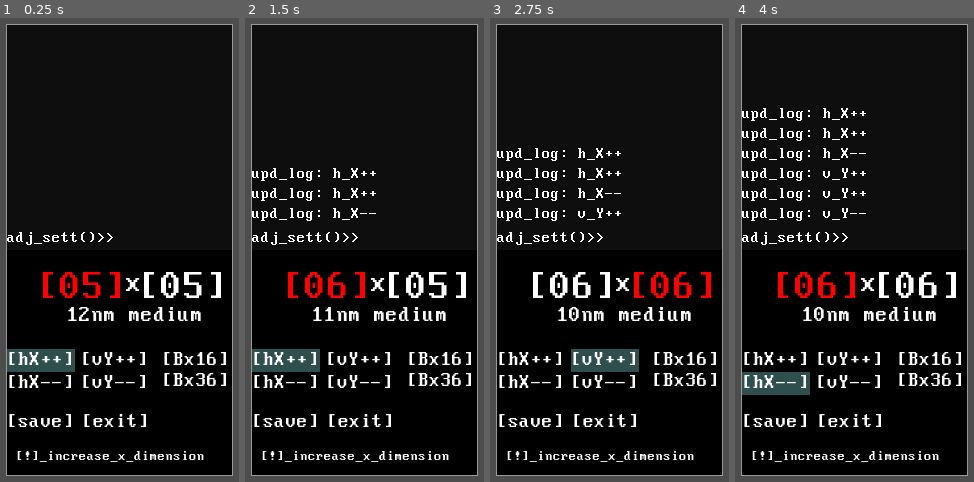
Above: before the commit, frames 1-4 (left to right).
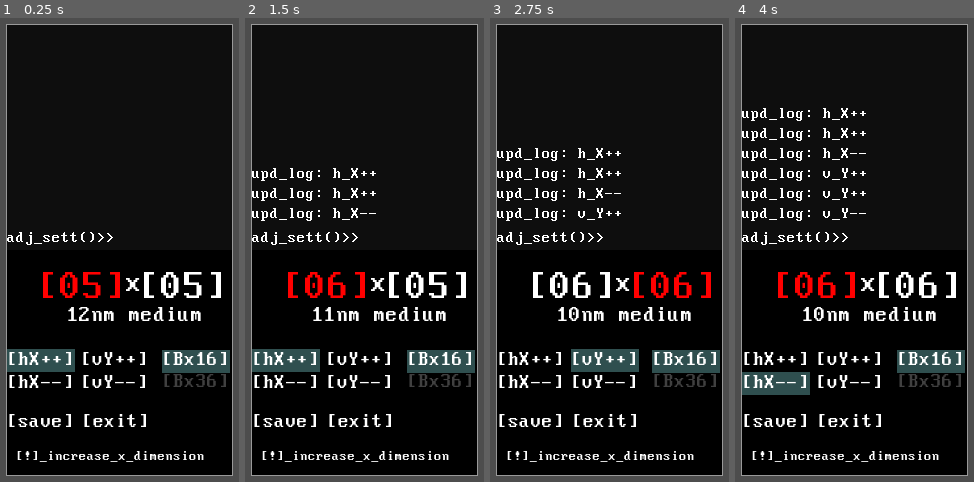
Above: after the commit, the same moments.

Repository: RusanJoshi/MAT_H.dx
Game: Godot game, scene res://ui/difficulty_window.tscn
Two runs of this game, one before a commit and one after it. Both use one fixed random seed, a clock stepped at 60 frames per second and the inputs below. This scene is started directly instead of the project's main scene.
Inputs (mouse positions are in pixels of both pictures, inside the frame that each line leads up to):
- Up to frame 1 (0.25 s): no input
- Up to frame 2 (1.5 s): tap Enter at 0.5 s; drag from (285, 356) to (414, 41) at 0.52 s; tap Space (spacebar_key) at 1.25 s; drag from (285, 379) to (338, 338) at 1.27 s
- Up to frame 3 (2.75 s): tap Enter at 2 s; move the mouse to (604, 356) at 2.02 s; hold Right (mini_menu_forward) from 2.03 s (still down); tap Tab (tab_key) at 2.1 s; click (604, 356) at 2.17 s
- Up to frame 4 (4 s): release Right (mini_menu_forward) at 2.75 s; tap Space (spacebar_key) at 2.75 s; drag from (849, 379) to (outside the picture) at 2.77 s; tap Enter at 3.5 s; drag from (775, 421) to (878, 198) at 3.52 s

The runs differ from the first frame. In frame 1, 1.6% of the frame differs, in the area x 67-97%, y 71-80%; in frame 2, 1.6%; in frame 3, 1.6%; in frame 4, 1.6%.

Commit message:
hemlock port commit 09/09

Diff:
--- a/scripts/config_game.gd
+++ b/scripts/config_game.gd
@@ -11,6 +11,7 @@
 var horizontal_dimension = 5
 var vertical_dimension = 5
 var password_length = 5 # I don't think this is used anywhere meaningfully.
+var base_configure: int = 0
 
 var crt_shader_bool: bool = true
 var cell_highlight_color: Color = Color.DARK_SLATE_GRAY
--- a/scripts/difficulty_window.gd
+++ b/scripts/difficulty_window.gd
@@ -1,4 +1,5 @@
 extends Node2D
+@export var has_focus: bool
 @onready var shin_background: Panel = $ShinBackground
 @onready var console_panel: Panel = %ConsolePanel
 @onready var console_label: Label = %ConsoleLabel
@@ -12,8 +13,10 @@
 @onready var min_y_panel: Panel = %MinYPanel
 @onready var save_panel: Panel = %SavePanel
 @onready var exit_panel: Panel = %ExitPanel
-
-@export var has_focus: bool
+@onready var b_16_panel: Panel = %B16Panel
+@onready var b_36_panel: Panel = %B36Panel
+@onready var base_36_dif: Label = %Base36Dif
+@onready var tool_tip_panel: Panel = %ToolTipPanel
 
 var current_horizontal_dimension: int
 var current_vertical_dimension: int
@@ -38,6 +41,12 @@
 var y_min_chain: int = 3
 var y_max_chain: int = 9
 
+#BASE SWITCHING
+var current_base: int = ConfigGame.base_configure
+var base_unlocked: bool = false
+#var base_unlocked: bool = true
+var base_highlight_array: Array[Panel]
+
 #MISC
 var nanometer_difficulty_reverse_array: Array[int] = [16, 15, 14, 13, 12, 11, 10, 9, 8, 7, 6]
 
@@ -57,9 +66,14 @@
 	left_moptions = [add_x_panel, min_x_panel, save_panel]
 	right_moptions = [add_y_panel, min_y_panel, exit_panel]
 	moptions_array = [left_moptions, right_moptions]
-
+	base_highlight_array = [b_16_panel, b_36_panel]
+
+	#highlights
+	highlight_dimension_label(1)
 	moptions_array[0][0].visible = true
-	highlight_dimension_label(1)
+	base_highlight_array[current_base].visible = true
+	if(!base_unlocked):
+		base_36_dif.modulate = Color(1,1,1,0.25)
 	has_focus = true
 
 func _process(delta):
@@ -78,6 +92,11 @@
 				menu_traversal(1,0)
 		if(Input.is_action_just_pressed("spacebar_key")):
 			confirmation()
+		if(base_unlocked):
+			if(Input.is_action_just_pressed("tab_key")):
+				if(current_base == 0):
+					update_base(1)
+				else: update_base(0)
 
 	if(Input.is_action_just_pressed("escape_key")):
 		kill_window()
@@ -150,6 +169,16 @@
 			moptions_array[x_index][y_index].visible = false
 
 	moptions_array[pX][pY].visible = true
+
+func update_base(pConfigure: int):
+	current_base = pConfigure
+
+	if(current_base == 0):
+		b_16_panel.visible = true
+		b_36_panel.visible = false
+	else:
+		b_16_panel.visible = false
+		b_36_panel.visible = true
 
 func menu_traversal(pMenuX: int = 0, pMenuY: int = 0):
 	prev_menux = menux
@@ -202,6 +231,7 @@
 func save_difficulty():
 	print("saved and updated")
 	update_config_dimensions(current_horizontal_dimension, current_vertical_dimension)
+	ConfigGame.base_configure = current_base
 func exit():
 	kill_window()
 	UIManager.global_toggle_pop_up_shade.emit()
--- a/ui/difficulty_window.tscn
+++ b/ui/difficulty_window.tscn
@@ -390,36 +390,43 @@
 text = "[Bx16]"
 label_settings = SubResource("LabelSettings_5qxxy")
 
-[node name="Panel" type="Panel" parent="ShinBackground/HBoxContainer/ControlPanel/Base16Dif"]
-visible = false
-layout_mode = 1
-anchors_preset = 15
-anchor_right = 1.0
-anchor_bottom = 1.0
-grow_horizontal = 2
-grow_vertical = 2
-mouse_filter = 2
+[node name="B16Panel" type="Panel" parent="ShinBackground/HBoxContainer/ControlPanel/Base16Dif"]
+unique_name_in_owner = true
+visible = false
+z_index = -1
+layout_mode = 1
+anchors_preset = 15
+anchor_right = 1.0
+anchor_bottom = 1.0
+grow_horizontal = 2
+grow_vertical = 2
+mouse_filter = 2
+theme_override_styles/panel = ExtResource("3_8aj8a")
 metadata/_edit_lock_ = true
 
 [node name="Base36Dif" type="Label" parent="ShinBackground/HBoxContainer/ControlPanel"]
+unique_name_in_owner = true
 z_index = 1
 layout_mode = 0
 offset_left = 155.0
-offset_top = 121.0
+offset_top = 122.0
 offset_right = 223.0
-offset_bottom = 144.0
+offset_bottom = 145.0
 text = "[Bx36]"
 label_settings = SubResource("LabelSettings_rev7s")
 
-[node name="Panel" type="Panel" parent="ShinBackground/HBoxContainer/ControlPanel/Base36Dif"]
-visible = false
-layout_mode = 1
-anchors_preset = 15
-anchor_right = 1.0
-anchor_bottom = 1.0
-grow_horizontal = 2
-grow_vertical = 2
-mouse_filter = 2
+[node name="B36Panel" type="Panel" parent="ShinBackground/HBoxContainer/ControlPanel/Base36Dif"]
+unique_name_in_owner = true
+visible = false
+z_index = -1
+layout_mode = 1
+anchors_preset = 15
+anchor_right = 1.0
+anchor_bottom = 1.0
+grow_horizontal = 2
+grow_vertical = 2
+mouse_filter = 2
+theme_override_styles/panel = ExtResource("3_8aj8a")
 metadata/_edit_lock_ = true
 
 [node name="ToolTipLabel" type="Label" parent="ShinBackground/HBoxContainer/ControlPanel"]
@@ -433,7 +440,8 @@
 horizontal_alignment = 1
 vertical_alignment = 1
 
-[node name="Panel" type="Panel" parent="ShinBackground/HBoxContainer/ControlPanel/ToolTipLabel"]
+[node name="ToolTipPanel" type="Panel" parent="ShinBackground/HBoxContainer/ControlPanel/ToolTipLabel"]
+unique_name_in_owner = true
 visible = false
 layout_mode = 1
 anchors_preset = 15
